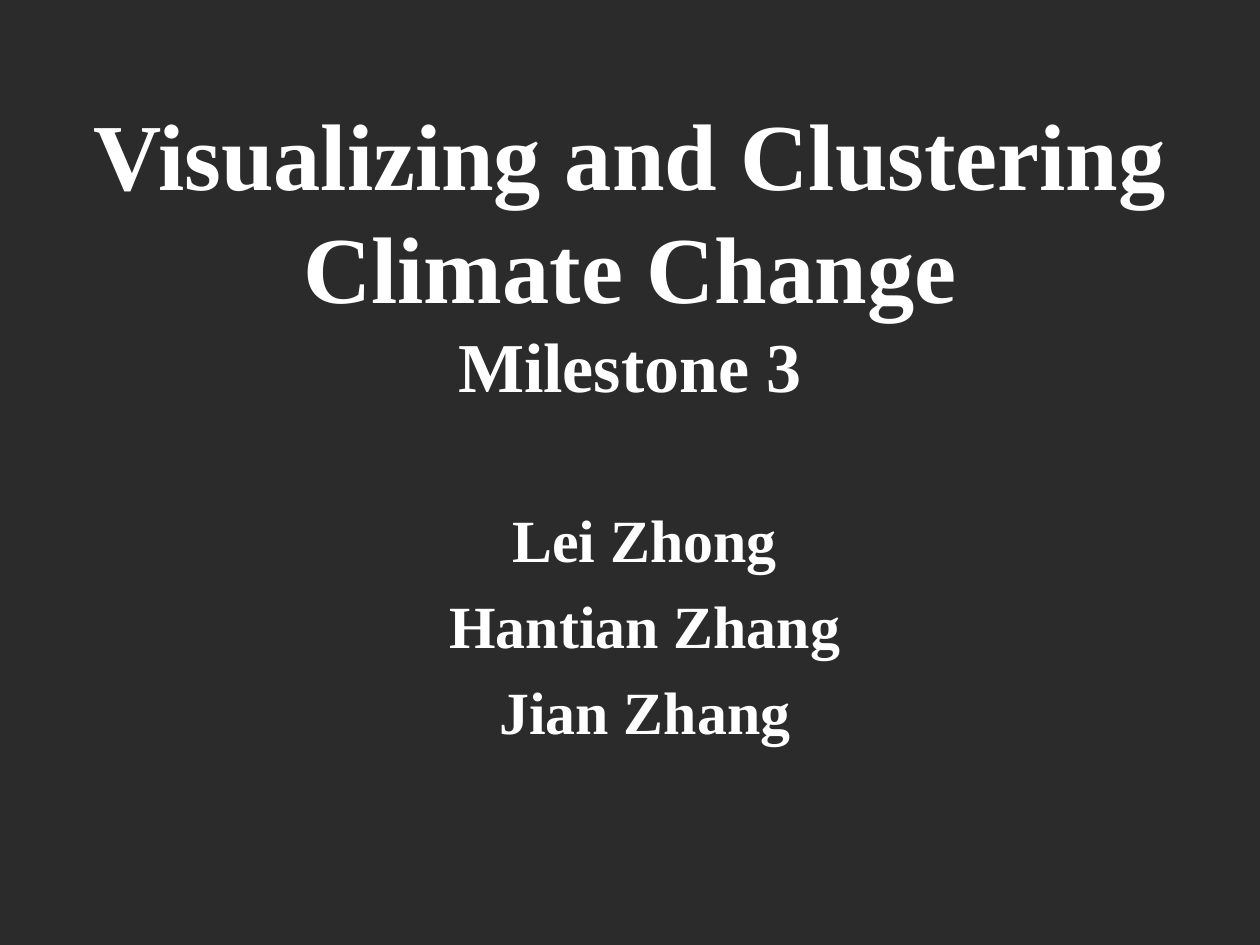
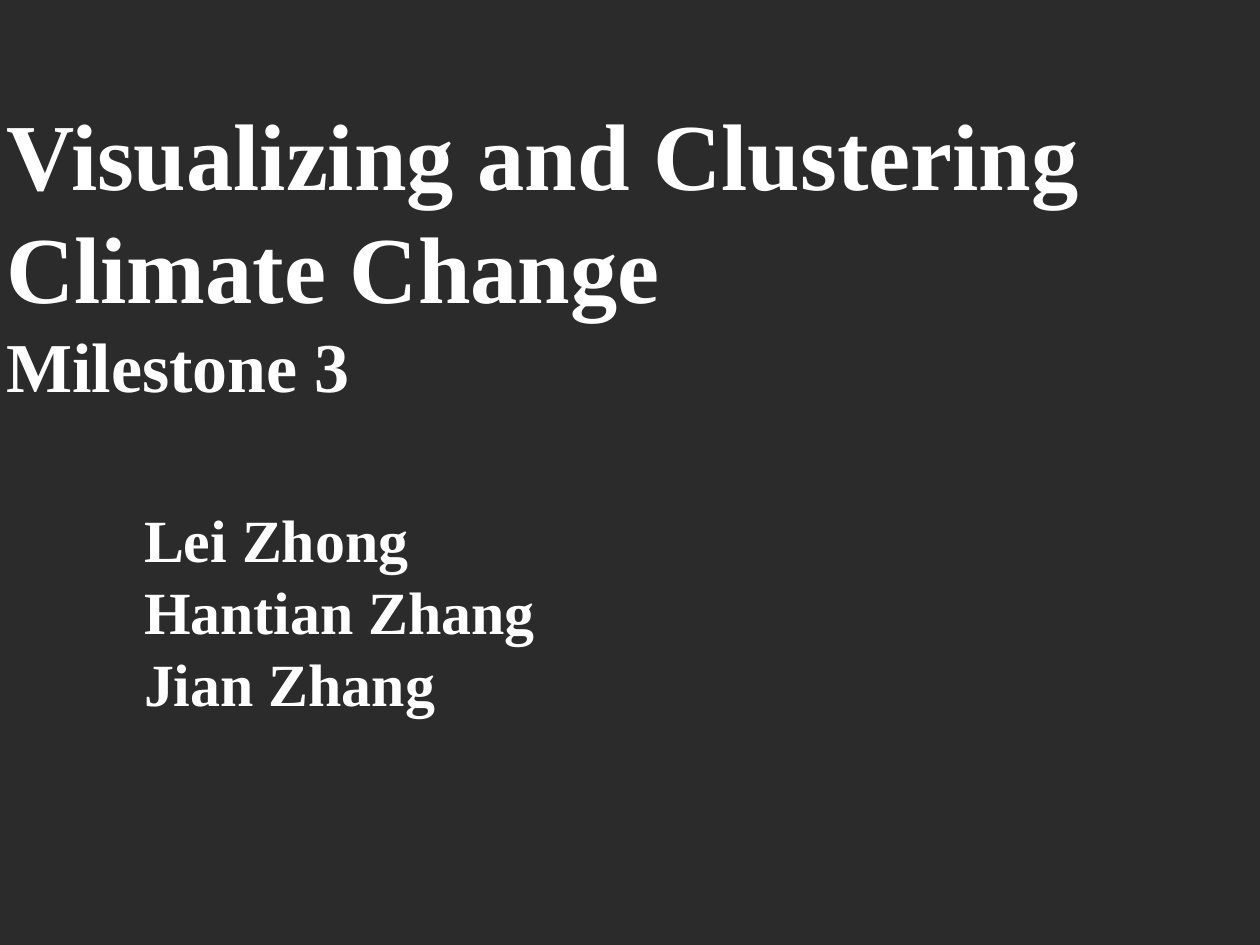
Before and after one commit to raynald/ETH_BBBigData, a slide deck: slide 1 of report_mile_stone3/Milestone 3.pptx. Drawn at 1260x945 pixels with LibreOffice and Linux fonts; fonts in the diff are those of the drawing; background and template pictures are left out; a plain dark background stands for a picture behind light text. Boxes give left, top, right and bottom in pixels: in the first picture for what was removed or moved away, otherwise in the second. Text is boxed around its words. In the diff, an @@ line names an element or a change of style, - is before the commit and + after.

```diff
--- a/report_mile_stone3/Milestone 3.pptx
+++ b/report_mile_stone3/Milestone 3.pptx
@@ text "Visualizing and Clustering Climate Change ..." at box(6, 124, 1079, 393): alignment centre to left @@
@@ text "Lei Zhong" at box(144, 520, 535, 717): alignment centre to left; less space between paragraphs @@
```
Also in this commit, not shown: 4 other slides changed, 1 other file.
